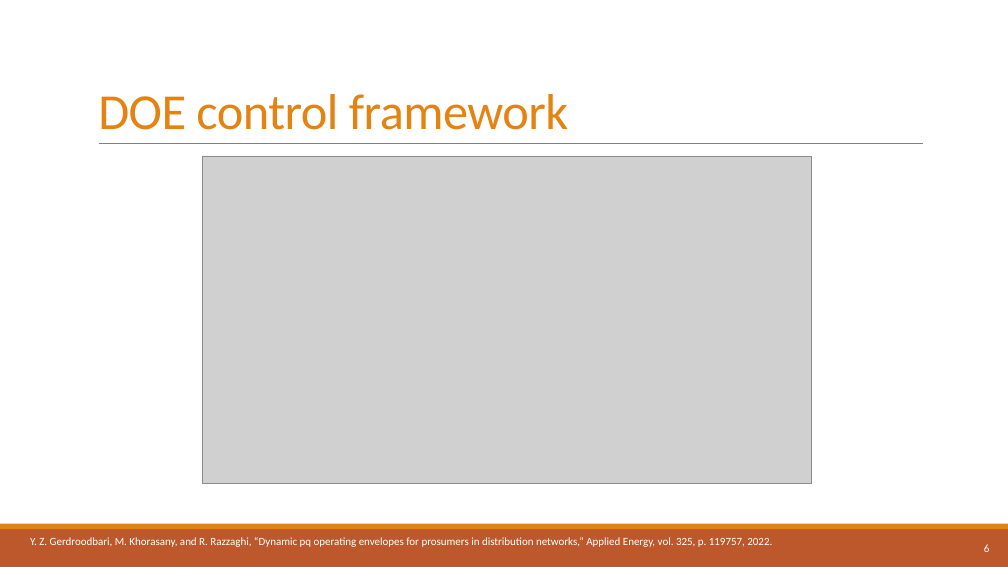
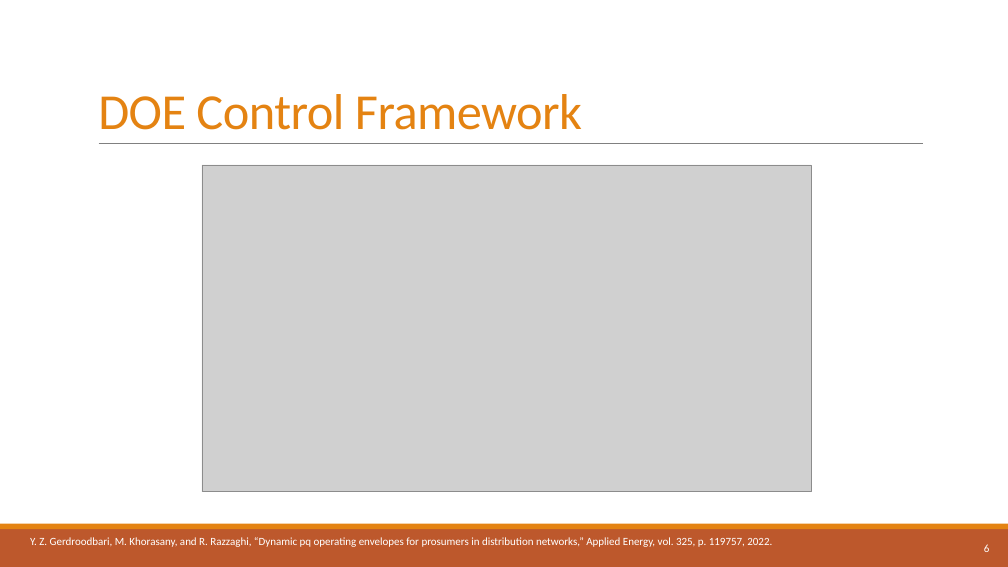
Before and after one commit to athuljosep/Power_System_Analysis, a slide deck: slide 6 of Seminar/Dynamic Operating Envelope.pptx. Drawn at 1008x567 pixels with LibreOffice and Linux fonts; fonts in the diff are those of the drawing; grey boxes stand for pictures. Boxes give left, top, right and bottom in pixels: in the first picture for what was removed or moved away, otherwise in the second. Text is boxed around its words. In the diff, an @@ line names an element or a change of style, - is before the commit and + after.

```diff
--- a/Seminar/Dynamic Operating Envelope.pptx
+++ b/Seminar/Dynamic Operating Envelope.pptx
@@ title at box(98, 94, 582, 130): text changed @@
-DOE control framework
+DOE Control Framework
@@ picture: place and size @@
-picture at box(202, 156, 811, 483)
+picture at box(202, 165, 811, 492)
```
Also in this commit, not shown: 4 other slides changed, 1 slide added.
